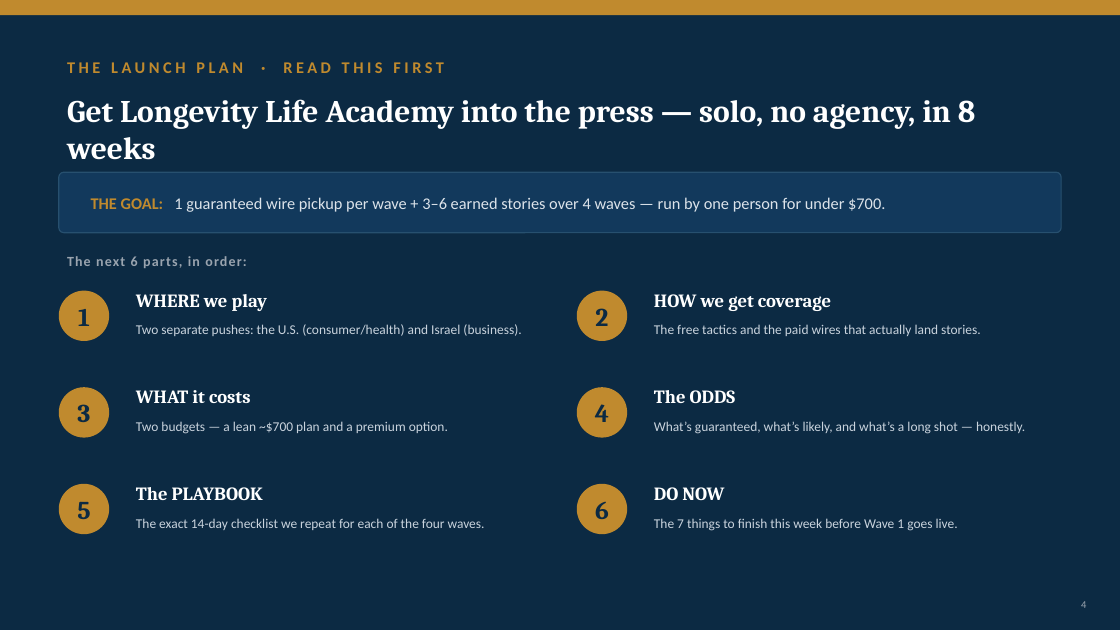
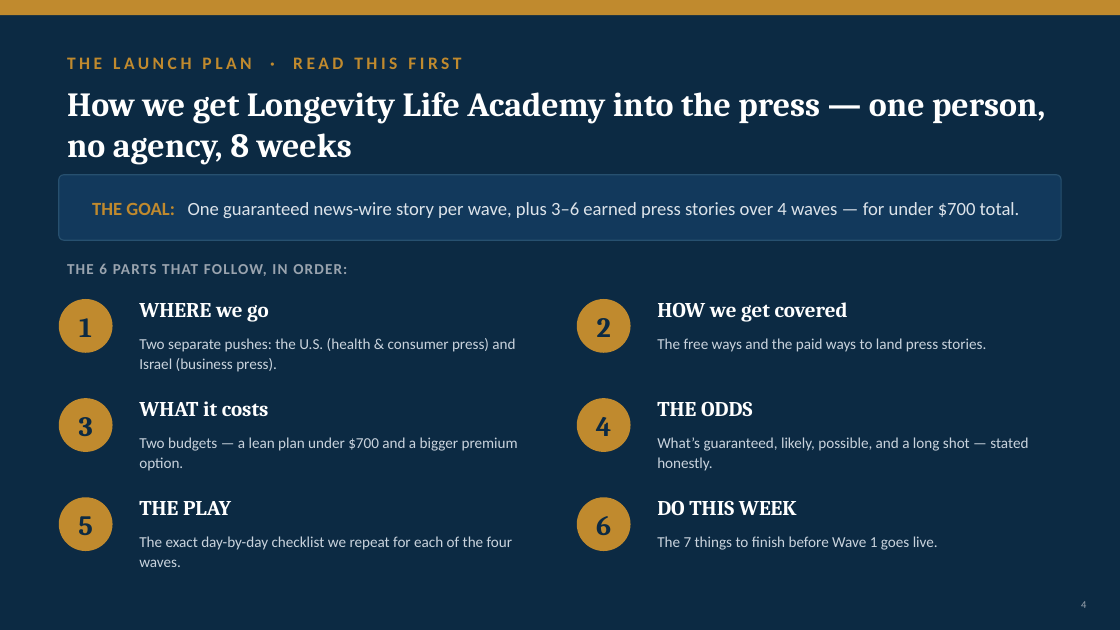
Before and after one commit to gitteromri-ux/eteacher-longevity-pr-campaign, a slide deck: slide 4 of eTeacher_Longevity_PR_Campaign.pptx. Drawn at 1120x630 pixels with LibreOffice and Linux fonts; fonts in the diff are those of the drawing. Boxes give left, top, right and bottom in pixels: in the first picture for what was removed or moved away, otherwise in the second. Text is boxed around its words. In the diff, an @@ line names an element or a change of style, - is before the commit and + after.

Commit message:
Plan slides: plain-English headlines, larger fonts, QA fixes (possible tier, consistent breadcrumbs, step cues)

```diff
--- a/eTeacher_Longevity_PR_Campaign.pptx
+++ b/eTeacher_Longevity_PR_Campaign.pptx
@@ text "THE LAUNCH PLAN · READ ..." at (x1=67, y1=57, x2=461, y2=69): size 14 to 15 pt @@
@@ text at (x1=67, y1=92, x2=1045, y2=165): text changed; size 27 to 29 pt @@
-Get Longevity Life Academy into the press — solo, no agency, in 8 weeks
+How we get Longevity Life Academy into the press — one person, no agency, 8 weeks
@@ rounded rectangle resized from (x1=59, y1=172, x2=1061, y2=233) to (x1=59, y1=175, x2=1061, y2=240) @@
@@ rounded rectangle at (x1=59, y1=175, x2=1061, y2=240): proportions changed @@
@@ text at (x1=92, y1=202, x2=1020, y2=218): text changed; size 14 to 16 pt @@
-THE GOAL: 1 guaranteed wire pickup per wave + 3–6 earned stories over 4 waves — run by one person for under $700.
+THE GOAL: One guaranteed news-wire story per wave, plus 3–6 earned press stories over 4 waves — for under $700 total.
@@ text at (x1=67, y1=263, x2=347, y2=276): text changed; size 12 to 13 pt @@
-The next 6 parts, in order:
+THE 6 PARTS THAT FOLLOW, IN ORDER:
@@ text "1" moved from (x1=78, y1=309, x2=90, y2=326) to (x1=79, y1=318, x2=92, y2=337) @@
@@ ellipse resized from (x1=59, y1=291, x2=109, y2=341) to (x1=59, y1=299, x2=113, y2=353) @@
@@ text "2" moved from (x1=595, y1=308, x2=608, y2=326) to (x1=597, y1=318, x2=611, y2=337) @@
@@ ellipse resized from (x1=577, y1=291, x2=628, y2=341) to (x1=577, y1=299, x2=631, y2=353) @@
@@ text at (x1=139, y1=303, x2=269, y2=322): text changed; size 16 to 18 pt @@
-WHERE we play
+WHERE we go
@@ text at (x1=657, y1=302, x2=848, y2=322): text changed; size 16 to 18 pt @@
-HOW we get coverage
+HOW we get covered
@@ text at (x1=139, y1=338, x2=515, y2=372): text changed; size 11.5 to 13 pt @@
-Two separate pushes: the U.S. (consumer/health) and Israel (business).
+Two separate pushes: the U.S. (health & consumer press) and Israel (business press).
@@ text at (x1=657, y1=338, x2=987, y2=352): text changed; size 11.5 to 13 pt @@
-The free tactics and the paid wires that actually land stories.
+The free ways and the paid ways to land press stories.
@@ text "3" moved from (x1=77, y1=404, x2=90, y2=422) to (x1=79, y1=417, x2=93, y2=436) @@
@@ ellipse resized from (x1=59, y1=387, x2=109, y2=438) to (x1=59, y1=398, x2=113, y2=452) @@
@@ text "WHAT it costs" moved from (x1=136, y1=390, x2=250, y2=403) to (x1=139, y1=401, x2=269, y2=416) @@
@@ text "WHAT it costs" at (x1=139, y1=401, x2=269, y2=416): size 16 to 18 pt @@
@@ text "4" moved from (x1=595, y1=404, x2=609, y2=422) to (x1=596, y1=417, x2=611, y2=436) @@
@@ ellipse moved from (x1=577, y1=387, x2=628, y2=438) to (x1=577, y1=398, x2=631, y2=452) @@
@@ text at (x1=657, y1=401, x2=752, y2=417): text changed; size 16 to 18 pt @@
-The ODDS
+THE ODDS
@@ text at (x1=139, y1=437, x2=518, y2=471): text changed; size 11.5 to 13 pt @@
-Two budgets — a lean ~$700 plan and a premium option.
+Two budgets — a lean plan under $700 and a bigger premium option.
@@ text at (x1=657, y1=437, x2=1028, y2=471): text changed; size 11.5 to 13 pt @@
-What’s guaranteed, what’s likely, and what’s a long shot — honestly.
+What’s guaranteed, likely, possible, and a long shot — stated honestly.
@@ text "5" moved from (x1=77, y1=502, x2=90, y2=519) to (x1=78, y1=516, x2=93, y2=535) @@
@@ ellipse resized from (x1=59, y1=484, x2=109, y2=534) to (x1=59, y1=497, x2=113, y2=551) @@
@@ text at (x1=139, y1=501, x2=231, y2=515): text changed; size 16 to 18 pt @@
-The PLAYBOOK
+THE PLAY
@@ size 22 to 24 pt in 6 elements at (x1=79, y1=318, x2=92, y2=337), (x1=597, y1=318, x2=611, y2=337), (x1=79, y1=417, x2=93, y2=436), (x1=596, y1=417, x2=611, y2=436), (x1=78, y1=516, x2=93, y2=535), (x1=596, y1=516, x2=611, y2=535) @@
@@ text "6" moved from (x1=595, y1=502, x2=609, y2=519) to (x1=596, y1=516, x2=611, y2=535) @@
@@ ellipse resized from (x1=577, y1=484, x2=628, y2=534) to (x1=577, y1=497, x2=631, y2=551) @@
@@ text at (x1=657, y1=500, x2=797, y2=516): text changed; size 16 to 18 pt @@
-DO NOW
+DO THIS WEEK
@@ text at (x1=139, y1=536, x2=512, y2=567): text changed; size 11.5 to 13 pt @@
-The exact 14-day checklist we repeat for each of the four waves.
+The exact day-by-day checklist we repeat for each of the four waves.
@@ text at (x1=657, y1=536, x2=938, y2=550): text changed; size 11.5 to 13 pt @@
-The 7 things to finish this week before Wave 1 goes live.
+The 7 things to finish before Wave 1 goes live.
```
Also in this commit, not shown: 7 other slides changed.
